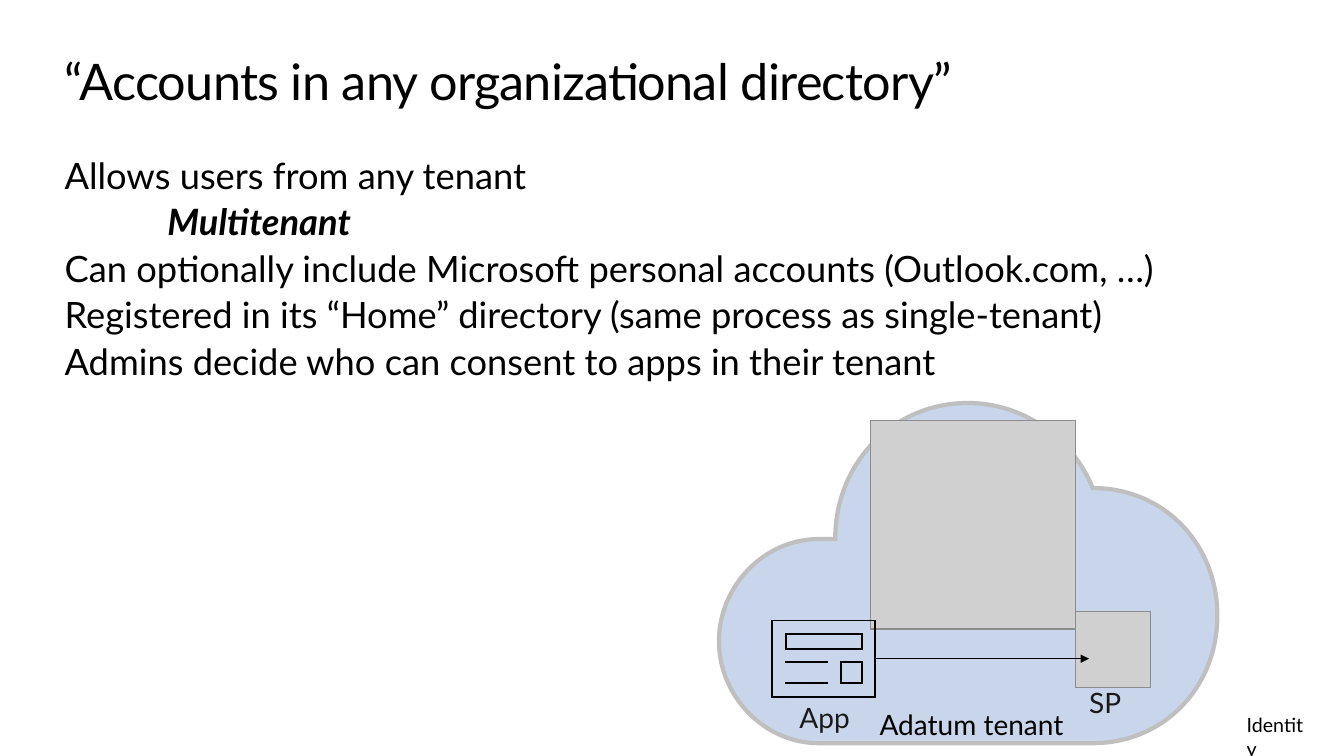
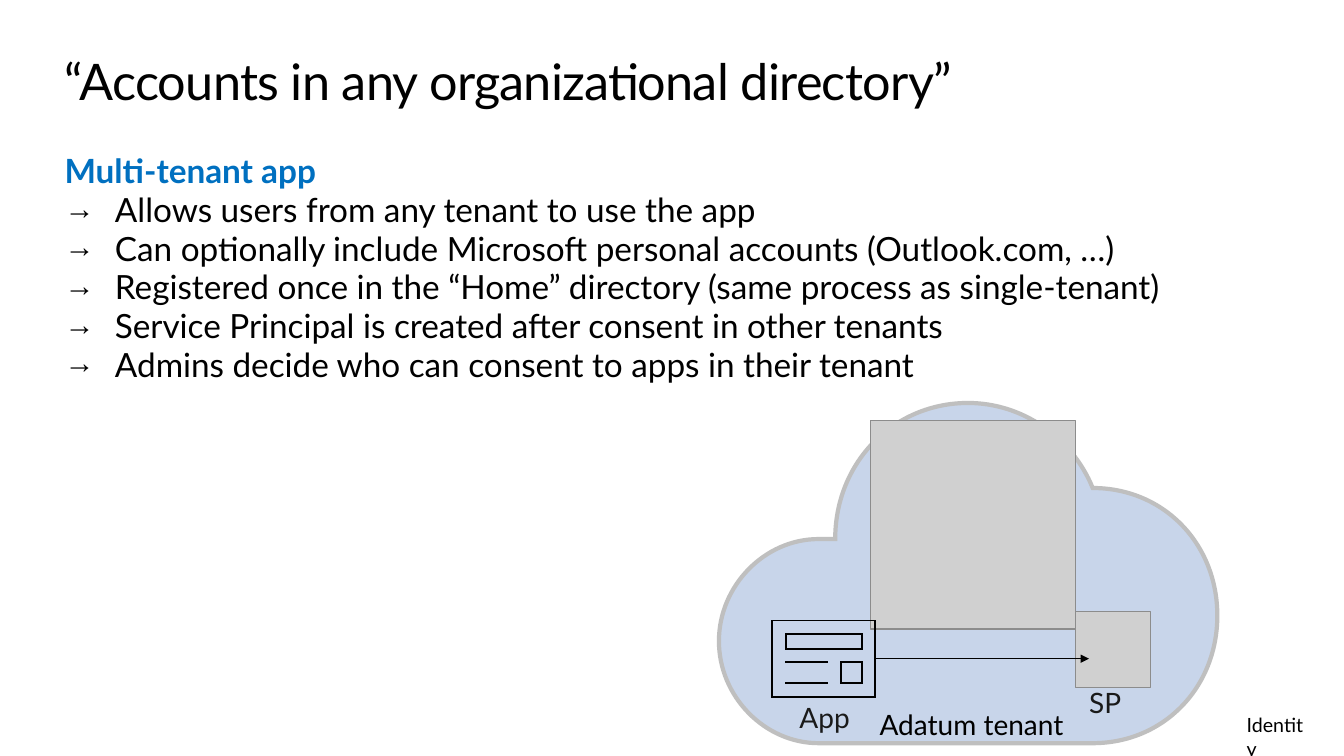
Before and after one commit to kylemar/LOB-Apps-for-IT-Pros, a slide deck: slide 23 of LOB apps for ITPros.pptx (slide 22 before the commit). Drawn at 1344x756 pixels with LibreOffice and Linux fonts; fonts in the diff are those of the drawing; grey boxes stand for pictures; background and template pictures are left out. Boxes give left, top, right and bottom in pixels: in the first picture for what was removed or moved away, otherwise in the second. Text is boxed around its words. In the diff, an @@ line names an element or a change of style, - is before the commit and + after.

```diff
--- a/LOB apps for ITPros.pptx
+++ b/LOB apps for ITPros.pptx
@@ text at [65,158,756,228]: text changed; size 25.9 to 23.8 pt @@
-Allows users from any tenant
-Multitenant
+Multi-tenant app
+→ Allows users from any tenant to use the app
@@ text at [115,235,1072,383]: size 25.9 to 23.8 pt in "Can optionally include Microsoft personal accounts (Outlook. ...", "Admins decide who can consent to apps ..."; bullet none to →; line spacing 0.9 to 0.8 @@
@@ text at [115,273,1160,344]: text changed; size 25.9 to 23.8 pt @@
-Registered in its “Home” directory (same process as single-tenant)
+→ Registered once in the “Home” directory (same process as single-tenant)
+→ Service Principal is created after consent in other tenants
```
Also in this commit, not shown: 22 other slides changed, 20 slides added, 2 slides removed, 1 other file.
